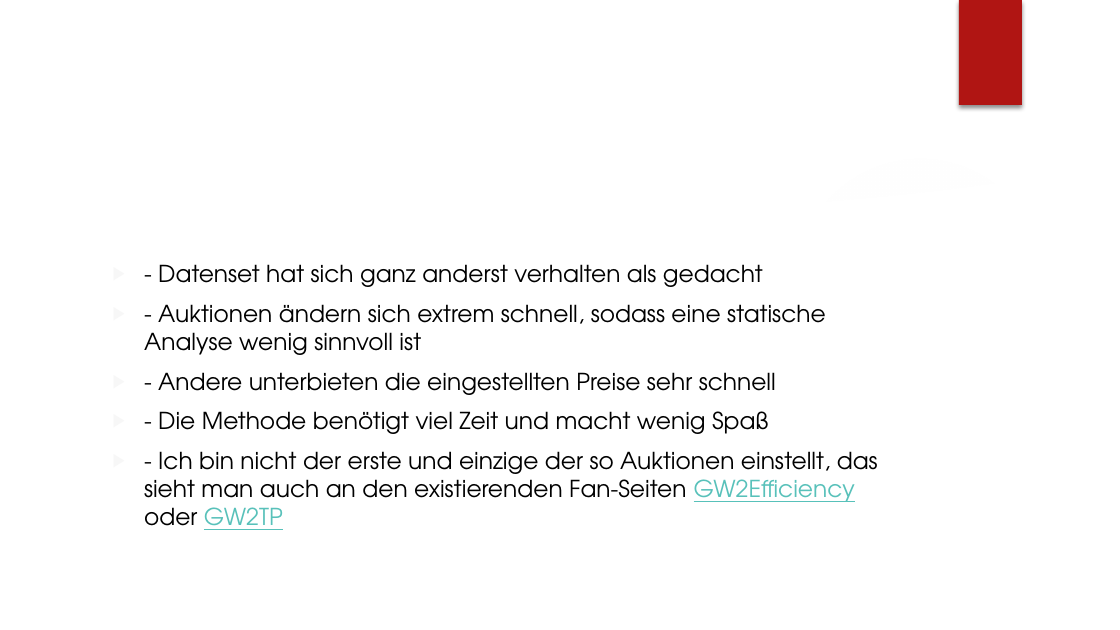
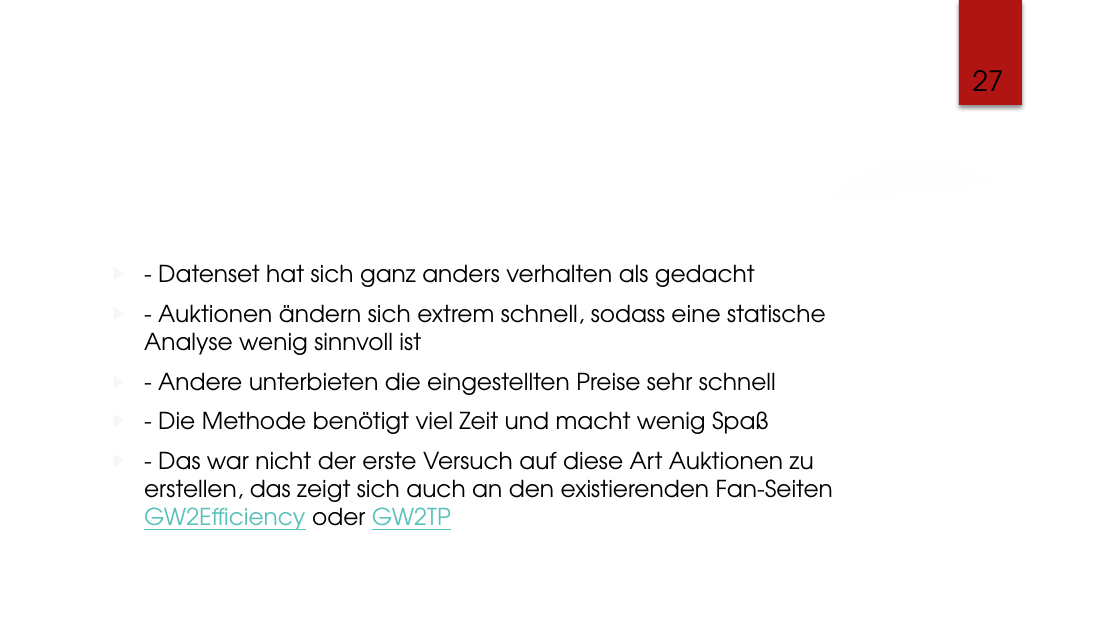
Before and after one commit to lz039/Gw2Trading, a slide deck: slide 27 of reports/presentation_custom_design.pptx (slide 26 before the commit). Drawn at 1120x630 pixels with LibreOffice and Linux fonts; fonts in the diff are those of the drawing; background and template pictures are left out. Boxes give left, top, right and bottom in pixels: in the first picture for what was removed or moved away, otherwise in the second. Text is boxed around its words. In the diff, an @@ line names an element or a change of style, - is before the commit and + after.

```diff
--- a/reports/presentation_custom_design.pptx
+++ b/reports/presentation_custom_design.pptx
@@ page number added at (973,70,1004,91), 18 pt, text #000000 @@
+27
@@ text at (158,264,755,287): text changed @@
-▶ - Datenset hat sich ganz anderst verhalten als gedacht
+▶ - Datenset hat sich ganz anders verhalten als gedacht
@@ text at (144,451,833,530): text changed @@
-▶ - Ich bin nicht der erste und einzige der so Auktionen einstellt, das sieht man auch an den existierenden Fan-Seiten GW2Efficiency oder GW2TP
+▶ - Das war nicht der erste Versuch auf diese Art Auktionen zu erstellen, das zeigt sich auch an den existierenden Fan-Seiten GW2Efficiency oder GW2TP
```
Also in this commit, not shown: 25 other slides changed, 1 slide added, 1 other file.
